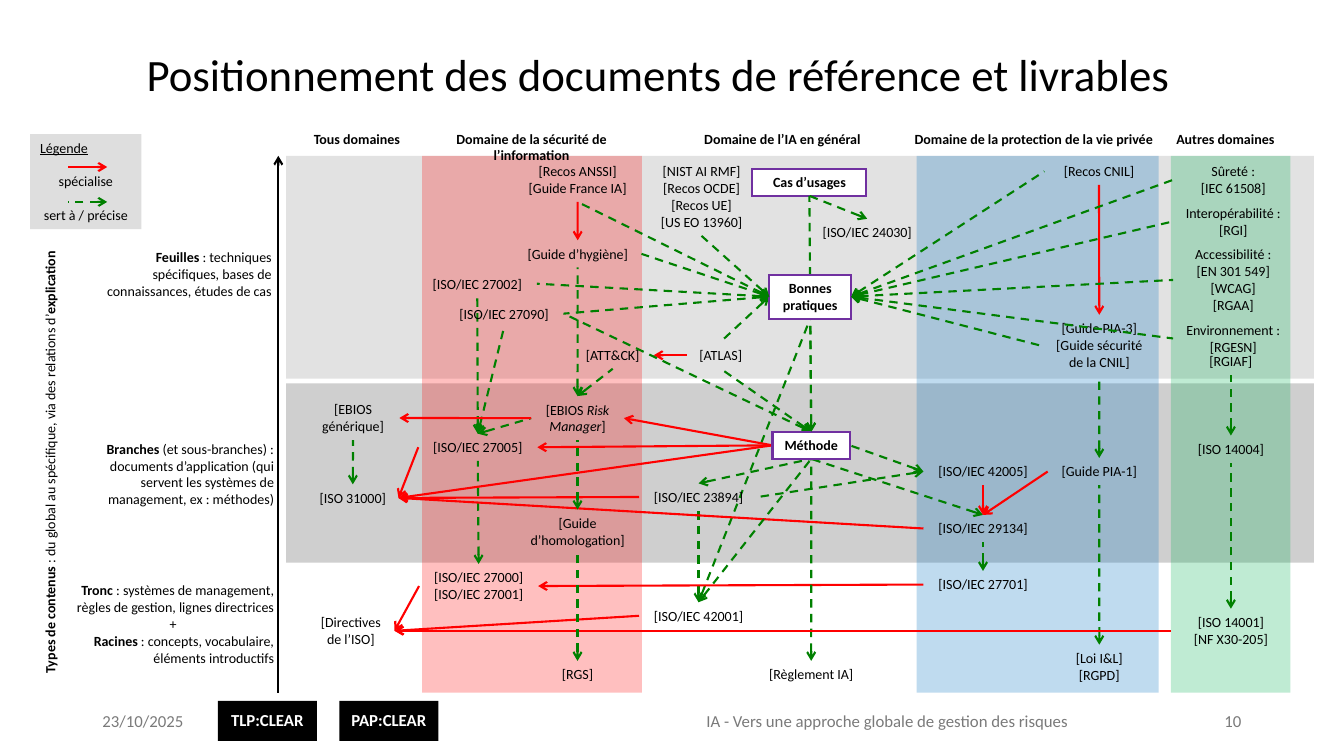
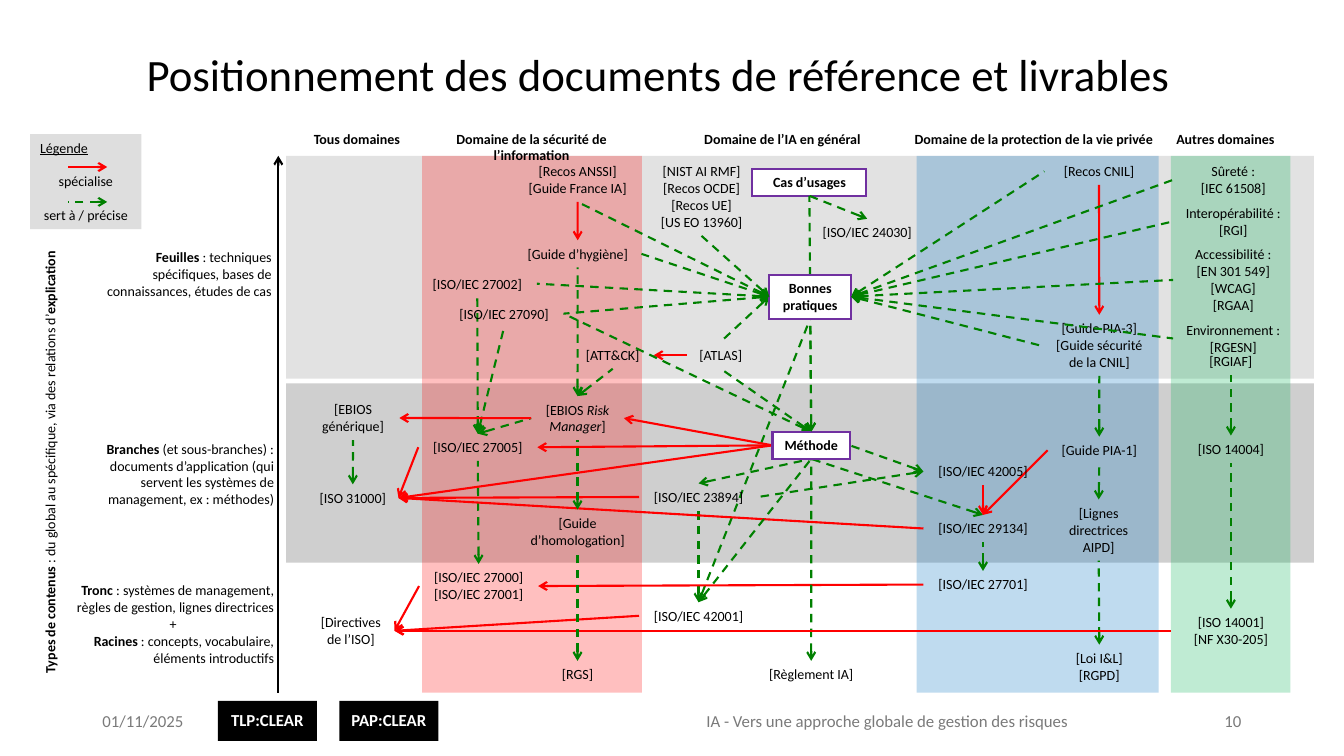
Before and after one commit to matthieu-grall/ai, a slide deck: slide 10 of IA - Gestion des risques - Présentation.pptx. Drawn at 1344x756 pixels with LibreOffice and Linux fonts; fonts in the diff are those of the drawing; background and template pictures are left out. Boxes give left, top, right and bottom in pixels: in the first picture for what was removed or moved away, otherwise in the second. Text is boxed around its words. In the diff, an @@ line names an element or a change of style, - is before the commit and + after.

Commit message:
Add [Lignes directrices AIPD] to the figure

```diff
--- a/IA - Gestion des risques - Présentation.pptx
+++ b/IA - Gestion des risques - Présentation.pptx
@@ arrow moved from (1100, 458) - (1100, 376) to (1100, 437) - (1100, 376) @@
@@ text "[Guide PIA-1]": place and size @@
-text "[Guide PIA-1]" at [1062,466,1137,478]
+text "[Guide PIA-1]" at [1062,445,1137,457]
@@ arrow moved from (983, 515) - (1048, 472) to (983, 515) - (1048, 451) @@
@@ arrow added from (1100, 464) to (1099, 500), #008000 1.5 pt dashed @@
@@ text added at [1069,508,1128,554], 10 pt, text #000000 @@
+[Lignes directrices AIPD]
@@ arrow moved from (1100, 645) - (1100, 485) to (1100, 645) - (1099, 561) @@
@@ text at [102,715,183,728]: text changed @@
-23/10/2025
+01/11/2025
```
Also in this commit, not shown: 11 other slides changed, 1 other file.
